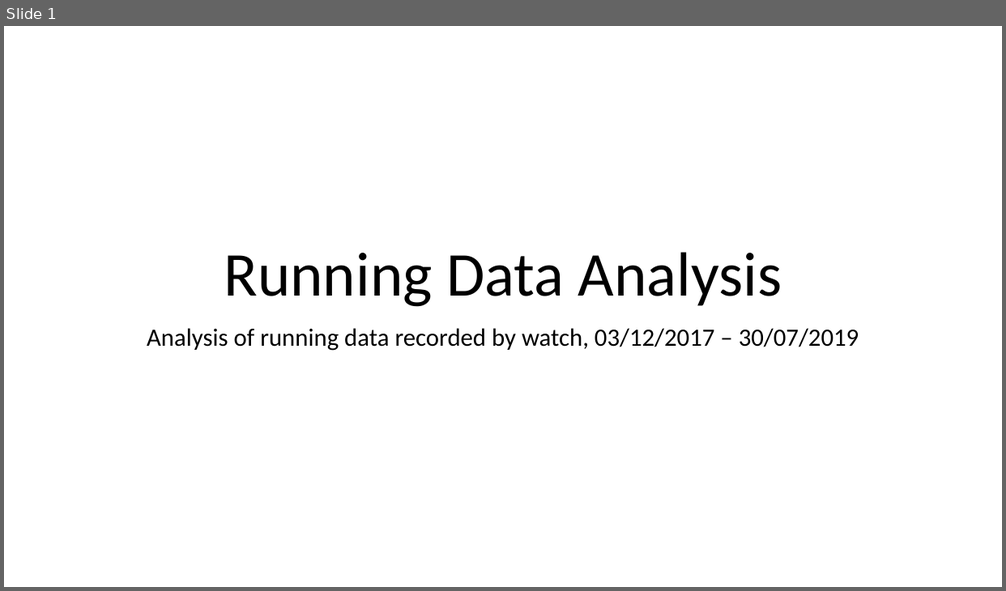
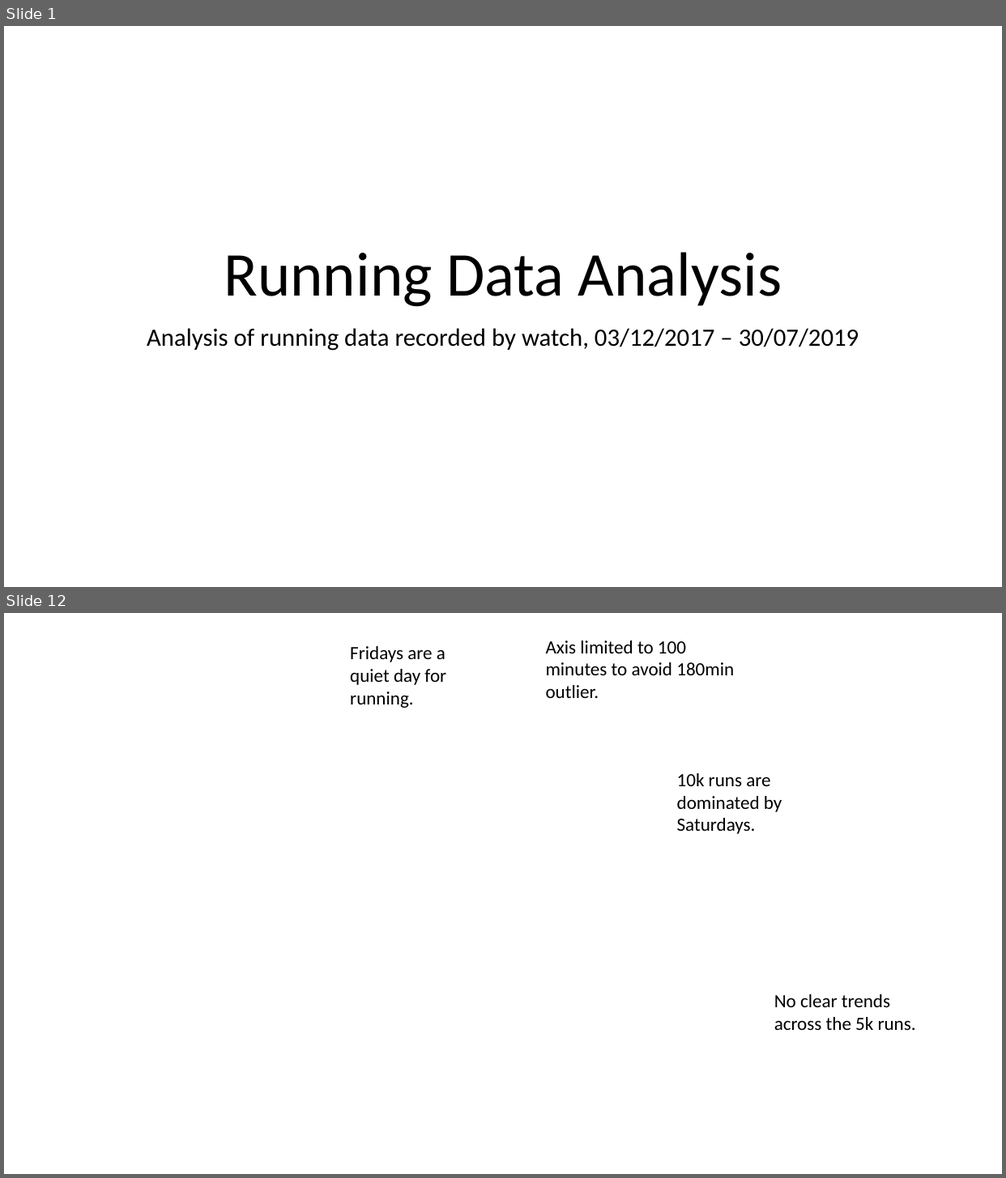
Before and after one commit to EdwinB12/Running, a slide deck: Data_Summary.pptx. Shown one above the other, each under a label of ours: slide 1 before the commit, slides 1 and 12 after it; the slides between them are not shown. The pictures are 1006x591 and 1006x1178 pixels, drawn with LibreOffice and Linux fonts; fonts in the diff are those of the drawing; background and template pictures are left out. Boxes give left, top, right and bottom in pixels: in the first picture for what was removed or moved away, otherwise in the second. Text is boxed around its words. In the diff, an @@ line names an element or a change of style, - is before the commit and + after.

```diff
--- a/Data_Summary.pptx
+++ b/Data_Summary.pptx
@@ slide 12 added at (x1=4, y1=613, x2=1002, y2=1174), background picture (left out) @@
@@ text added at (x1=350, y1=646, x2=446, y2=708), 18 pt, text #000000 @@
+Fridays are a quiet day for running.
@@ text added at (x1=546, y1=641, x2=734, y2=698), 18 pt, text #000000 @@
+Axis limited to 100 minutes to avoid 180min outlier.
@@ text added at (x1=677, y1=773, x2=782, y2=834), 18 pt, text #000000 @@
+10k runs are dominated by Saturdays.
@@ text added at (x1=774, y1=995, x2=916, y2=1030), 18 pt, text #000000 @@
+No clear trends across the 5k runs.
```
Also in this commit, not shown: 1 slide changed, 13 other slides added, 5 other files.
